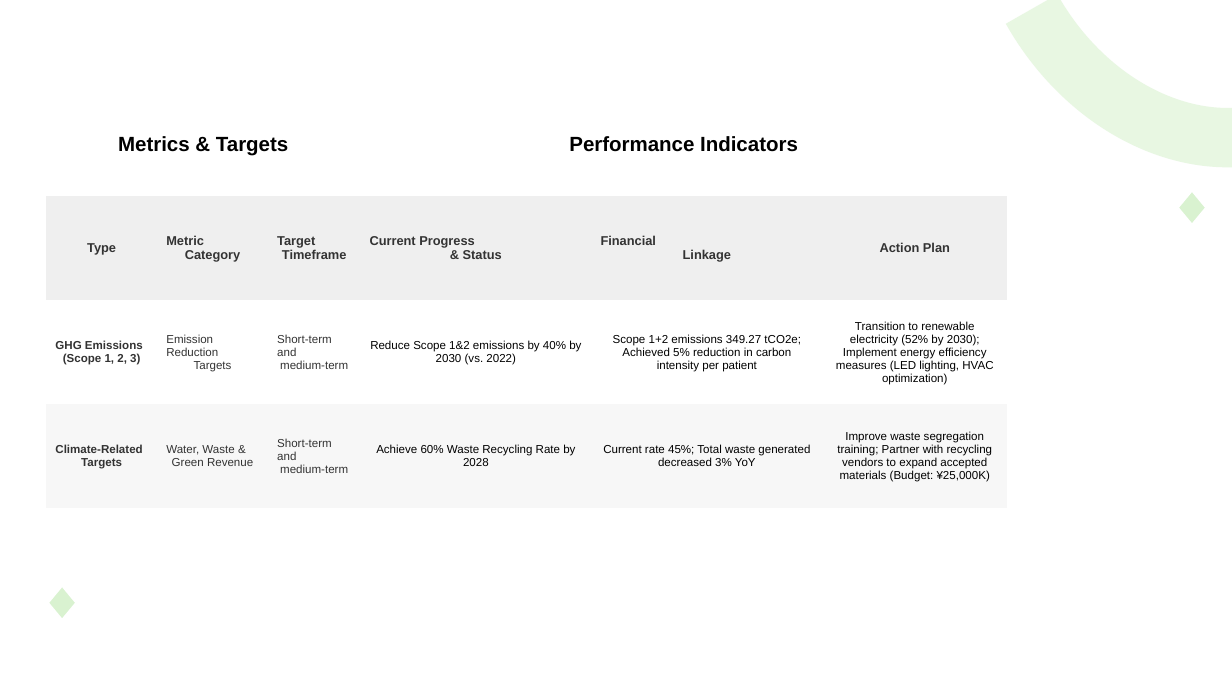
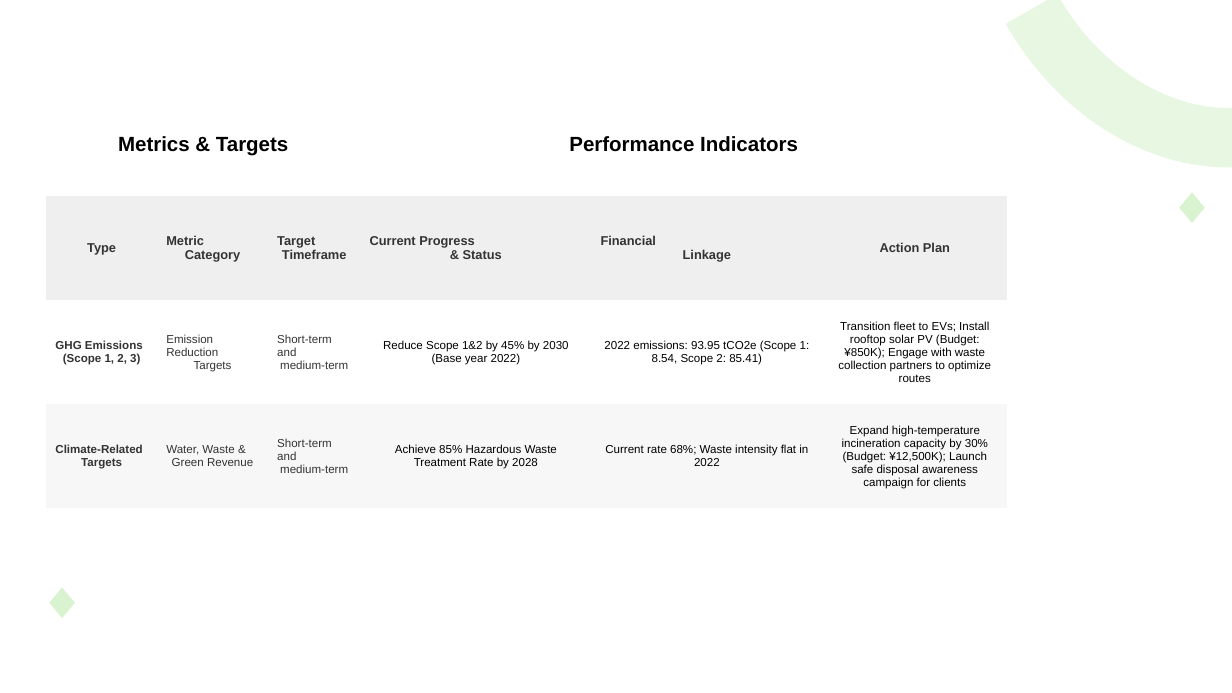
Before and after one commit to jackman993/sustainability-rep, a slide deck: slide 5 of shared/engine/tcfd/output/TCFD_table.pptx. Drawn at 1232x693 pixels with LibreOffice and Linux fonts; fonts in the diff are those of the drawing. Boxes give left, top, right and bottom in pixels: in the first picture for what was removed or moved away, otherwise in the second. Text is boxed around its words. In the diff, an @@ line names an element or a change of style, - is before the commit and + after.

```diff
--- a/shared/engine/tcfd/output/TCFD_table.pptx
+++ b/shared/engine/tcfd/output/TCFD_table.pptx
@@ table at (46,92,1007,508) @@
-row 3: GHG Emissions (Scope 1, 2, 3) | Emission Reduction Targets | Short-term and medium-term | Reduce Scope 1&2 emissions by 40% by 2030 (vs. 2022) | Scope 1+2 emissions 349.27 tCO2e; Achieved 5% reduction in carbon intensity per patient | Transition to renewable electricity (52% by 2030); Implement energy efficiency measures (LED lighting, HVAC optimization)
+row 3: GHG Emissions (Scope 1, 2, 3) | Emission Reduction Targets | Short-term and medium-term | Reduce Scope 1&2 by 45% by 2030 (Base year 2022) | 2022 emissions: 93.95 tCO2e (Scope 1: 8.54, Scope 2: 85.41) | Transition fleet to EVs; Install rooftop solar PV (Budget: ¥850K); Engage with waste collection partners to optimize routes
-row 4: Climate-Related Targets | Water, Waste & Green Revenue | Short-term and medium-term | Achieve 60% Waste Recycling Rate by 2028 | Current rate 45%; Total waste generated decreased 3% YoY | Improve waste segregation training; Partner with recycling vendors to expand accepted materials (Budget: ¥25,000K)
+row 4: Climate-Related Targets | Water, Waste & Green Revenue | Short-term and medium-term | Achieve 85% Hazardous Waste Treatment Rate by 2028 | Current rate 68%; Waste intensity flat in 2022 | Expand high-temperature incineration capacity by 30% (Budget: ¥12,500K); Launch safe disposal awareness campaign for clients
```
Also in this commit, not shown: 6 other slides changed, 23 other files.
